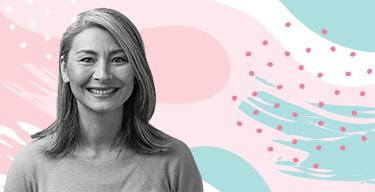
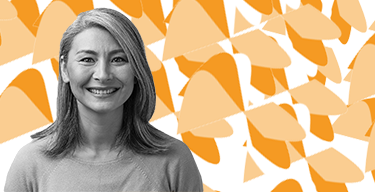
The second 375px x 192px image is a revision of the first. Changes to its layers:
painted on "Background" over left=0, top=0, right=375, bottom=192
